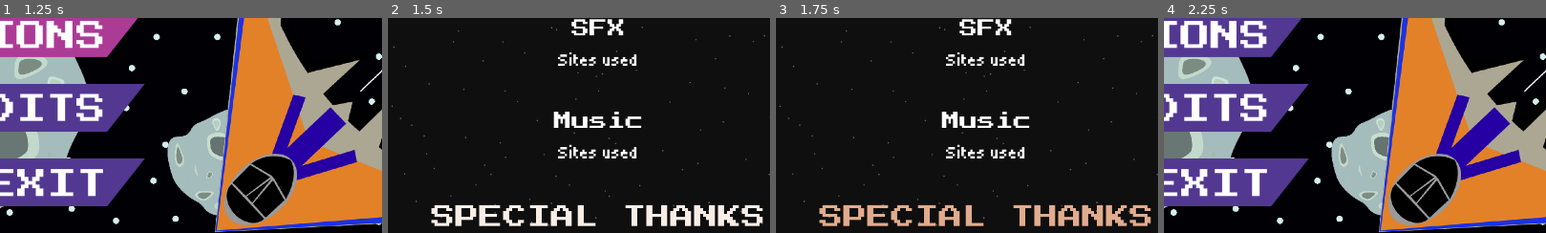
Above: before the commit, frames 1-4 (left to right).
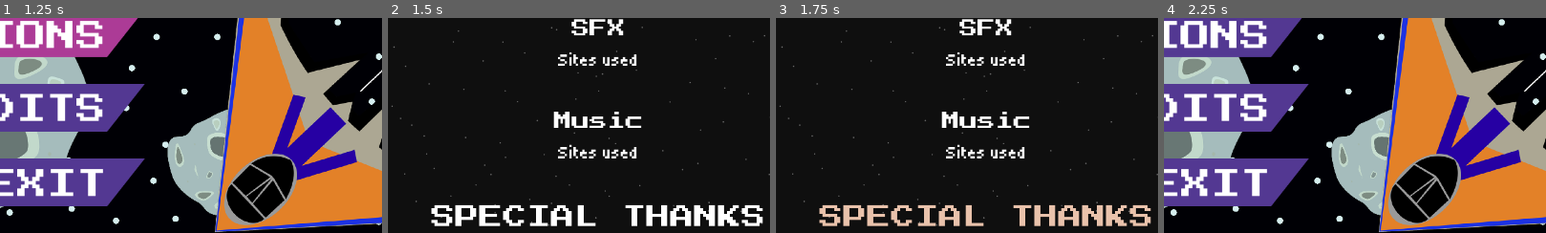
Above: after the commit, the same moments.

Repository: JustALover/Assteroids
Game: Godot game, scene res://Escenas/Assteroids Title Screen Menu/main_title_assteroids.tscn
Two runs of this game, one before a commit and one after it. Both use one fixed random seed, a clock stepped at 60 frames per second and the inputs below. The engine's default icon, where the game draws it, is replaced by a stand-in: a white triangle on a blue panel in a dark square. Sound files missing from this copy of the repository are replaced by a short silence.
Inputs (mouse positions are % of the whole screen's width and height, from its top left):
- Up to frame 1 (1.25 s): click "OPTIONS" at 0.5 s
- Up to frame 2 (1.5 s): click "CREDITS" at 1.25 s
- Up to frame 3 (1.75 s): no input
- Up to frame 4 (2.25 s): tap Enter (ui_accept) at 2 s; move the mouse to (72, 45) at 2.02 s; hold D (RIGHT) from 2.03 s (still down); hold Space (SHOOT) from 2.03 s (still down); click (72, 45) at 2.1 s
The pictures show only the part of the screen within x 22-72%, y 50-100%; the shares and areas given below are measured in that part.

Frame 1 is identical in both runs. In frame 3, 3.4% of the frame differs, in the area x 11-98%, y 87-97%; in frame 4, nothing differs.

Commit message:
Added: SFX and Music
-Added sound effects to asteroids when they get destroyed
-Added sound effect when player shoot
-Added sound effect when hovering a button
-Added sound effect when a button is pressed
-Added a tiny melody when the death screen is triggered
-Fixed a bug with the focus in the death screen to only start focus when the player want

Diff:
--- a/Escenas/Assteroids Title Screen Menu/main_title_assteroids.gd
+++ b/Escenas/Assteroids Title Screen Menu/main_title_assteroids.gd
@@ -16,13 +16,15 @@
 
 
 func _on_play_button_pressed() -> void:
-	await get_tree().create_timer(0.040).timeout
+	await get_tree().create_timer(0.080).timeout
 	get_tree().change_scene_to_file("res://Escenas/Game/ass_steroids.tscn")
 
 
 func _on_exit_button_pressed() -> void:
+	await get_tree().create_timer(0.080).timeout
 	get_tree().quit()
 
 
 func _on_credits_button_pressed() -> void:
+	await get_tree().create_timer(0.080).timeout
 	get_tree().change_scene_to_file("res://Escenas/Credits/credits_menu.tscn")
--- a/Escenas/Buttons/play_button_title.gd
+++ b/Escenas/Buttons/play_button_title.gd
@@ -13,6 +13,7 @@
 
 
 func _on_mouse_entered() -> void:
+	$HoverAndFocusSFX.play()
 	$AnimationsPlayButton.play("Hover")
 	pressedd = false
 
@@ -24,11 +25,19 @@
 
 
 func _on_button_down() -> void:
+	$PressedSFX.play()
 	$AnimationsPlayButton.play("Pressed")
 	pressedd = true
-	#await get_tree().create_timer(0.040).timeout
-	#get_tree().change_scene_to_file("res://Escenas/Game/ass_steroids.tscn")
 
 
 func _on_button_up() -> void:
 	$AnimationsPlayButton.play("RESET")
+
+
+func _on_focus_entered() -> void:
+	$HoverAndFocusSFX.play()
+	$AnimationsPlayButton.play("Hover")
+
+
+func _on_focus_exited() -> void:
+	$AnimationsPlayButton.play("DesHover")
--- a/Escenas/Buttons/play_button_title.tscn
+++ b/Escenas/Buttons/play_button_title.tscn
@@ -5,6 +5,8 @@
 [ext_resource type="Texture2D" uid="uid://bgl2vrxhvxyv8" path="res://Texturas/Botones/Menu Principal/play_button_hover (2).png" id="3_6nstj"]
 [ext_resource type="Script" uid="uid://5ovhpjlihhhi" path="res://Escenas/Buttons/play_button_title.gd" id="4_h6yoc"]
 [ext_resource type="FontFile" uid="uid://bcg3mmuo8svt8" path="res://Fonts/PressStart2P-Regular.ttf" id="5_vpk57"]
+[ext_resource type="AudioStream" uid="uid://df1iam52mf4a0" path="res://SFX/Buttons sounds/Hover.wav" id="6_d5xb8"]
+[ext_resource type="AudioStream" uid="uid://bgk1w6orpp6gc" path="res://SFX/Buttons sounds/Pressed.wav" id="7_6nstj"]
 
 [sub_resource type="Animation" id="Animation_6lm0r"]
 resource_name = "DesHover"
@@ -203,9 +205,18 @@
 libraries/ = SubResource("AnimationLibrary_6lm0r")
 playback_auto_capture_transition_type = 6
 
-[node name="AudioPlayerPlayButton" type="AudioStreamPlayer2D" parent="." unique_id=744979188]
+[node name="HoverAndFocusSFX" type="AudioStreamPlayer" parent="." unique_id=859300482]
+stream = ExtResource("6_d5xb8")
+volume_db = -15.0
+bus = &"SFX"
+
+[node name="PressedSFX" type="AudioStreamPlayer" parent="." unique_id=468043830]
+stream = ExtResource("7_6nstj")
+bus = &"SFX"
 
 [connection signal="button_down" from="." to="." method="_on_button_down"]
 [connection signal="button_up" from="." to="." method="_on_button_up"]
+[connection signal="focus_entered" from="." to="." method="_on_focus_entered"]
+[connection signal="focus_exited" from="." to="." method="_on_focus_exited"]
 [connection signal="mouse_entered" from="." to="." method="_on_mouse_entered"]
 [connection signal="mouse_exited" from="." to="." method="_on_mouse_exited"]
--- a/Escenas/Meteoritos/meteorito_blanco.gd
+++ b/Escenas/Meteoritos/meteorito_blanco.gd
@@ -4,6 +4,10 @@
 var speed = 8000
 var player: Node2D
 @export var max_distance := 4000.0
+var asteroid_sounds = [
+	preload("res://SFX/Asteroides Boom/AsteroidBoom.wav"),
+	preload("res://SFX/Asteroides Boom/AsteroidBoom2.wav")
+]
 
 func _ready():
 	player = get_tree().get_first_node_in_group("player")
@@ -24,6 +28,23 @@
 	if bala.is_in_group("bullets"):
 		#PUNTAJE:
 		Global.add_score(5)
-		#DESTRUIR BALA Y ASTEROIDE
+		#SONIDO BOOM:
+		play_asteroid_sound()
+		#DESTRUIR BALA Y ASTEROIDE:
 		queue_free()
 		bala.queue_free()
+
+func play_asteroid_sound():
+	var sound = AudioStreamPlayer2D.new()
+	get_tree().current_scene.add_child(sound)
+
+	sound.stream = asteroid_sounds.pick_random()
+	sound.pitch_scale = randf_range(0.5, 1.5)
+	sound.bus = "SFX"
+
+	sound.global_position = global_position
+
+	sound.play()
+
+	await sound.finished
+	sound.queue_free()
--- a/Escenas/Meteoritos/meteorito_blanco.tscn
+++ b/Escenas/Meteoritos/meteorito_blanco.tscn
@@ -2,6 +2,8 @@
 
 [ext_resource type="Texture2D" uid="uid://cepc1dibvquvh" path="res://Texturas/Meteoritos/meteorito.png" id="1_7g33x"]
 [ext_resource type="Script" uid="uid://cpnbilxke3ke8" path="res://Escenas/Meteoritos/meteorito_blanco.gd" id="1_qrjc0"]
+[ext_resource type="AudioStream" uid="uid://0l0fmnkqust8" path="res://SFX/Asteroides Boom/AsteroidBoom.wav" id="3_ywcs6"]
+[ext_resource type="AudioStream" uid="uid://c73dpdr17qfjj" path="res://SFX/Asteroides Boom/AsteroidBoom2.wav" id="4_gy6k2"]
 
 [sub_resource type="CircleShape2D" id="CircleShape2D_qrjc0"]
 radius = 76.00658
@@ -27,4 +29,16 @@
 [node name="CollisionPolygon2D" type="CollisionPolygon2D" parent="Area2D" unique_id=1494601561]
 polygon = PackedVector2Array(-8, 106, 83, 73, 101, -26, 90, -56, 92, -86, 27, -107, -13, -87, -42, -80, -98, 31, -71, 83)
 
+[node name="AsteroidBoom" type="AudioStreamPlayer2D" parent="." unique_id=163360339]
+stream = ExtResource("3_ywcs6")
+max_distance = 300.0
+bus = &"SFX"
+playback_type = 2
+
+[node name="AsteroidBoom2" type="AudioStreamPlayer2D" parent="." unique_id=930772789]
+stream = ExtResource("4_gy6k2")
+max_distance = 300.0
+bus = &"SFX"
+playback_type = 2
+
 [connection signal="area_entered" from="Area2D" to="." method="_on_area_2d_area_entered"]
--- a/Escenas/Meteoritos/meteorito_gris.gd
+++ b/Escenas/Meteoritos/meteorito_gris.gd
@@ -4,6 +4,10 @@
 var speed = 8000
 var player: Node2D
 @export var max_distance := 4000.0
+var asteroid_sounds = [
+	preload("res://SFX/Asteroides Boom/AsteroidBoom.wav"),
+	preload("res://SFX/Asteroides Boom/AsteroidBoom2.wav")
+]
 
 func _ready():
 	player = get_tree().get_first_node_in_group("player")
@@ -23,6 +27,23 @@
 	if bala.is_in_group("bullets"):
 		#PUNTAJE:
 		Global.add_score(10)
-		#DESTRUIR BALA Y ASTEROIDE
+		#SONIDO BOOM:
+		play_asteroid_sound()
+		#DESTRUIR BALA Y ASTEROIDE:
 		queue_free()
 		bala.queue_free()
+
+func play_asteroid_sound():
+	var sound = AudioStreamPlayer2D.new()
+	get_tree().current_scene.add_child(sound)
+
+	sound.stream = asteroid_sounds.pick_random()
+	sound.pitch_scale = randf_range(0.5, 1.5)
+	sound.bus = "SFX"
+
+	sound.global_position = global_position
+
+	sound.play()
+
+	await sound.finished
+	sound.queue_free()
--- a/Escenas/Meteoritos/meteorito_gris.tscn
+++ b/Escenas/Meteoritos/meteorito_gris.tscn
@@ -2,6 +2,8 @@
 
 [ext_resource type="Texture2D" uid="uid://bv34u7up14b58" path="res://Texturas/Meteoritos/Meteorito gris.png" id="1_03ys6"]
 [ext_resource type="Script" uid="uid://c04vqpfo26aos" path="res://Escenas/Meteoritos/meteorito_gris.gd" id="1_visty"]
+[ext_resource type="AudioStream" uid="uid://0l0fmnkqust8" path="res://SFX/Asteroides Boom/AsteroidBoom.wav" id="3_dfwak"]
+[ext_resource type="AudioStream" uid="uid://c73dpdr17qfjj" path="res://SFX/Asteroides Boom/AsteroidBoom2.wav" id="4_uvatr"]
 
 [sub_resource type="CircleShape2D" id="CircleShape2D_visty"]
 radius = 111.0
@@ -25,4 +27,16 @@
 [node name="CollisionPolygon2D" type="CollisionPolygon2D" parent="Area2D" unique_id=1375400593]
 polygon = PackedVector2Array(-26, 159, 110, 110, 135, -56, 129, -101, 141, -130, 34, -168, -29, -132, -75, -120, -160, 34, -122, 123)
 
+[node name="AsteroidBoom" type="AudioStreamPlayer2D" parent="." unique_id=1053415088]
+stream = ExtResource("3_dfwak")
+max_distance = 300.0
+bus = &"SFX"
+playback_type = 2
+
+[node name="AsteroidBoom2" type="AudioStreamPlayer2D" parent="." unique_id=1914202704]
+stream = ExtResource("4_uvatr")
+max_distance = 300.0
+bus = &"SFX"
+playback_type = 2
+
 [connection signal="area_entered" from="Area2D" to="." method="_on_area_2d_area_entered"]
--- /dev/null
+++ b/Escenas/Options Menu/options_menu.tscn
@@ -0,0 +1,18 @@
+[gd_scene format=3 uid="uid://cs6hph0jsjyxd"]
+
+[node name="OptionsMenu" type="Control" unique_id=2127039219]
+layout_mode = 3
+anchors_preset = 15
+anchor_right = 1.0
+anchor_bottom = 1.0
+grow_horizontal = 2
+grow_vertical = 2
+
+[node name="CheckBox" type="CheckBox" parent="." unique_id=984409174]
+layout_mode = 1
+anchors_preset = -1
+anchor_right = 0.098000005
+anchor_bottom = 0.043
+offset_right = -22.440002
+offset_bottom = 0.03999901
+text = "FULLSCREEN"
--- a/Escenas/Pantalla de Muerte/youre_dead_menu.gd
+++ b/Escenas/Pantalla de Muerte/youre_dead_menu.gd
@@ -3,6 +3,7 @@
 
 # Called when the node enters the scene tree for the first time.
 func _ready() -> void:
+	$Music/DeathSound.play()
 
 	$CurrentScore.text = "Your Score" + " " + str(Global.get_score())
 
@@ -10,11 +11,12 @@
 
 	$TryAgainAnim.play("TryAgainHeartBeat")
 
-	$YESBUTTON.grab_focus()
 
 # Called every frame. 'delta' is the elapsed time since the previous frame.
 func _process(_delta: float) -> void:
-	pass
+	if Input.is_action_just_pressed("ui_up") or Input.is_action_just_pressed("ui_down"):
+		if get_viewport().gui_get_focus_owner() == null:
+			$YESBUTTON.grab_focus()
 
 
 func call_game():
@@ -23,8 +25,18 @@
 
 
 func _on_yesbutton_pressed() -> void:
+	$SFXbuttons/PressedSFX.play()
 	call_game()
 
 
 func _on_nobutton_pressed() -> void:
+	$SFXbuttons/PressedSFX.play()
 	get_tree().change_scene_to_file("res://Escenas/Assteroids Title Screen Menu/main_title_assteroids.tscn")
+
+
+func _on_yesbutton_focus_entered() -> void:
+	$SFXbuttons/HoverAndFocusSFX.play()
+
+
+func _on_nobutton_focus_entered() -> void:
+	$SFXbuttons/HoverAndFocusSFX.play()
--- a/Escenas/Pantalla de Muerte/youre_dead_menu.tscn
+++ b/Escenas/Pantalla de Muerte/youre_dead_menu.tscn
@@ -3,6 +3,9 @@
 [ext_resource type="FontFile" uid="uid://bcg3mmuo8svt8" path="res://Fonts/PressStart2P-Regular.ttf" id="1_oodm3"]
 [ext_resource type="Script" uid="uid://dok6qlkrnvg0g" path="res://Escenas/Pantalla de Muerte/youre_dead_menu.gd" id="1_toa86"]
 [ext_resource type="Texture2D" uid="uid://42eeodtld005" path="res://Texturas/Fondos/Death Menu.png" id="2_0d64v"]
+[ext_resource type="AudioStream" uid="uid://c56fouvtukbwu" path="res://Music/Death Sound.wav" id="4_0d64v"]
+[ext_resource type="AudioStream" uid="uid://df1iam52mf4a0" path="res://SFX/Buttons sounds/Hover.wav" id="5_wie4h"]
+[ext_resource type="AudioStream" uid="uid://bgk1w6orpp6gc" path="res://SFX/Buttons sounds/Pressed.wav" id="6_r4kn4"]
 
 [sub_resource type="Animation" id="Animation_0d64v"]
 length = 0.001
@@ -205,5 +208,25 @@
 [node name="TryAgainAnim" type="AnimationPlayer" parent="." unique_id=1936657825]
 libraries/ = SubResource("AnimationLibrary_wie4h")
 
+[node name="SFXbuttons" type="Node" parent="." unique_id=237634396]
+
+[node name="HoverAndFocusSFX" type="AudioStreamPlayer" parent="SFXbuttons" unique_id=1761047974]
+stream = ExtResource("5_wie4h")
+volume_db = -15.0
+bus = &"SFX"
+
+[node name="PressedSFX" type="AudioStreamPlayer" parent="SFXbuttons" unique_id=1344256073]
+stream = ExtResource("6_r4kn4")
+bus = &"SFX"
+
+[node name="Music" type="Node" parent="." unique_id=1193180401]
+
+[node name="DeathSound" type="AudioStreamPlayer" parent="Music" unique_id=1844121783]
+stream = ExtResource("4_0d64v")
+volume_db = -10.0
+bus = &"Music"
+
+[connection signal="focus_entered" from="YESBUTTON" to="." method="_on_yesbutton_focus_entered"]
 [connection signal="pressed" from="YESBUTTON" to="." method="_on_yesbutton_pressed"]
+[connection signal="focus_entered" from="NOBUTTON" to="." method="_on_nobutton_focus_entered"]
 [connection signal="pressed" from="NOBUTTON" to="." method="_on_nobutton_pressed"]
--- a/Escenas/Player/nave_player.gd
+++ b/Escenas/Player/nave_player.gd
@@ -35,6 +35,7 @@
 func _physics_process(delta):
 
 	if Input.is_action_pressed("SHOOT") and can_shoot:
+		play_shoot_sound()
 		shoot()
 
 	var current_speed = normal_speed
@@ -79,3 +80,18 @@
 func _on_area_2d_area_entered(meteorito: Area2D) -> void:
 	if meteorito.is_in_group("asteroids"):
 		call_deferred("die")
+
+
+#Función para hacer el Pew de la nave no se corte de la nada
+func play_shoot_sound():
+	var sound = AudioStreamPlayer2D.new()
+	add_child(sound)
+
+	sound.stream = preload("res://SFX/Disparo nave/Shootnave.ogg")
+	sound.pitch_scale = randf_range(0.9, 1.2)
+	sound.bus = "SFX"
+	sound.global_position = global_position
+	sound.play()
+
+	await sound.finished
+	sound.queue_free()
--- a/Escenas/Player/nave_player.tscn
+++ b/Escenas/Player/nave_player.tscn
@@ -5,6 +5,7 @@
 [ext_resource type="Texture2D" uid="uid://lpbfmgbg53bb" path="res://Texturas/Naves/Milano.png" id="2_xq14b"]
 [ext_resource type="Texture2D" uid="uid://misubweemvrh" path="res://Texturas/Motor Nave/Fuego_motor.png" id="3_evitx"]
 [ext_resource type="Texture2D" uid="uid://bfgr75baym6ox" path="res://Texturas/Motor Nave/fuego_nave.png" id="4_k17av"]
+[ext_resource type="AudioStream" uid="uid://h2e6lh3eouky" path="res://SFX/Disparo nave/Shootnave.ogg" id="6_mqv5s"]
 
 [sub_resource type="AtlasTexture" id="AtlasTexture_kpkag"]
 atlas = ExtResource("3_evitx")
@@ -181,5 +182,13 @@
 position = Vector2(0, -2)
 shape = SubResource("RectangleShape2D_evitx")
 
+[node name="PewSFXNave" type="AudioStreamPlayer2D" parent="." unique_id=1410274569]
+stream = ExtResource("6_mqv5s")
+volume_db = -70.0
+max_distance = 200.0
+bus = &"SFX"
+area_mask = 0
+playback_type = 2
+
 [connection signal="timeout" from="ShootCooldown" to="." method="_on_shoot_cooldown_timeout"]
 [connection signal="area_entered" from="Area2D" to="." method="_on_area_2d_area_entered"]
--- /dev/null
+++ b/default_bus_layout.tres
@@ -0,0 +1,16 @@
+[gd_resource type="AudioBusLayout" format=3 uid="uid://cyytsaen0lrk1"]
+
+[resource]
+bus/0/volume_db = 0.06726074
+bus/1/name = &"SFX"
+bus/1/solo = false
+bus/1/mute = false
+bus/1/bypass_fx = false
+bus/1/volume_db = 0.0694828
+bus/1/send = &"Master"
+bus/2/name = &"Music"
+bus/2/solo = false
+bus/2/mute = false
+bus/2/bypass_fx = false
+bus/2/volume_db = 0.06726074
+bus/2/send = &"Master"
--- a/project.godot
+++ b/project.godot
@@ -14,6 +14,10 @@
 run/main_scene="uid://b25orbgb57x5e"
 config/features=PackedStringArray("4.6", "Forward Plus")
 config/icon="uid://d3ivwjxu7fxrb"
+
+[audio]
+
+buses/default_bus_layout="uid://cyytsaen0lrk1"
 
 [autoload]
 
Not shown, added: Music/Death Sound.wav.import
Not shown, added: SFX/Asteroides Boom/AsteroidBoom.wav.import
Not shown, added: SFX/Asteroides Boom/AsteroidBoom2.wav.import
Not shown, added: SFX/Buttons sounds/Hover.wav.import
Not shown, added: SFX/Buttons sounds/Pressed.wav.import
Not shown, added: SFX/Disparo nave/Shootnave.ogg.import
Not shown, added: Music/Death Sound.wav
Not shown, added: SFX/Asteroides Boom/AsteroidBoom.wav
Not shown, added: SFX/Asteroides Boom/AsteroidBoom2.wav
Not shown, added: SFX/Buttons sounds/Hover.wav
Not shown, added: SFX/Buttons sounds/Pressed.wav
Not shown, added: SFX/Disparo nave/Shootnave.ogg
